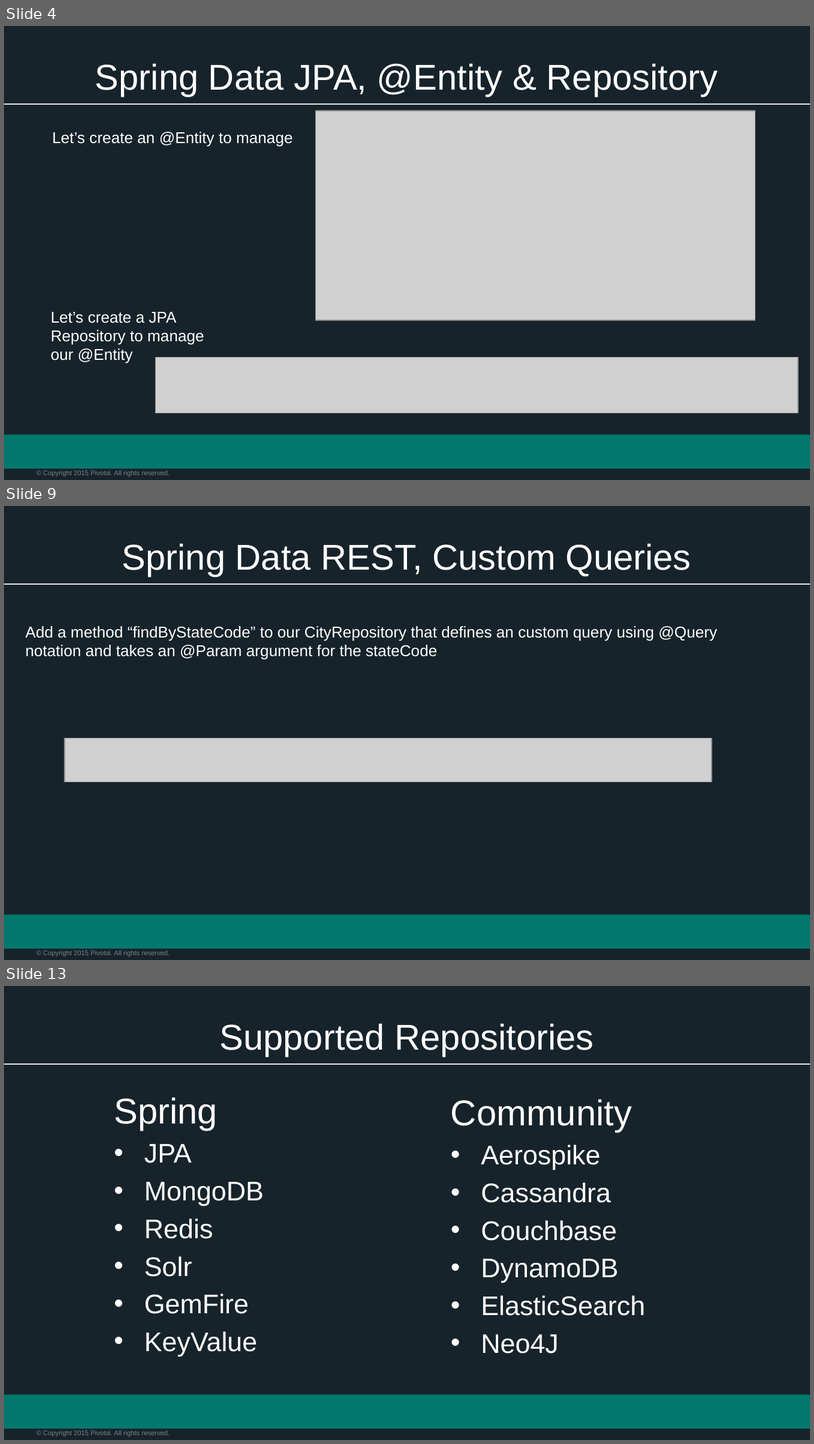
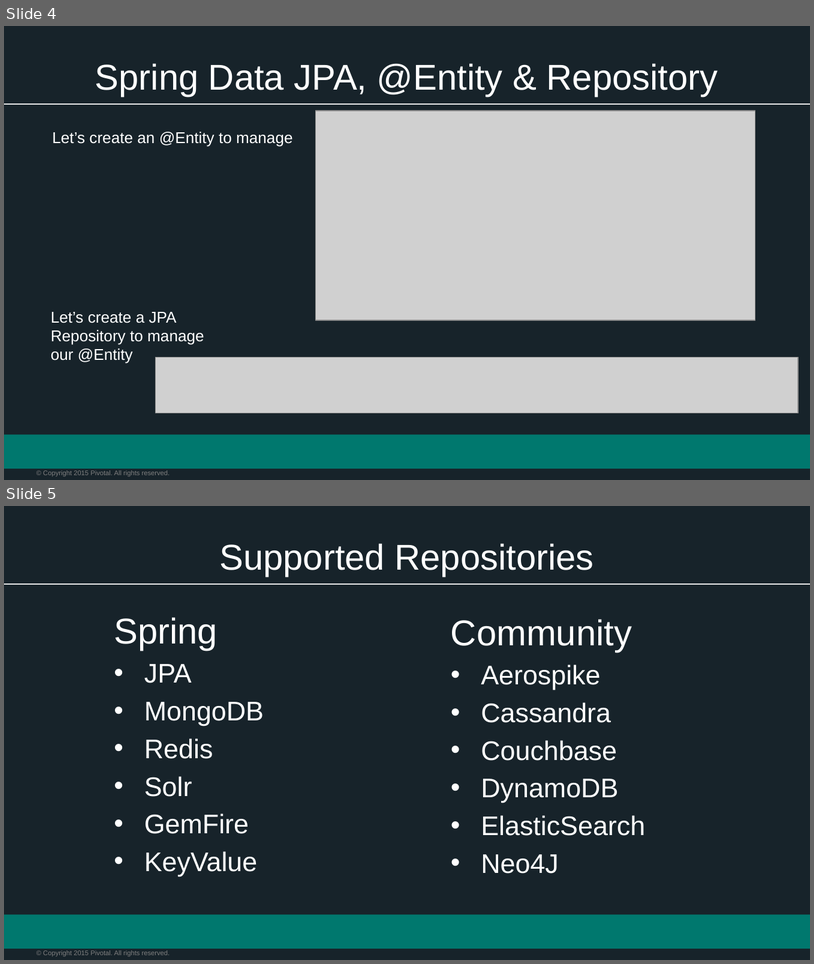
Before and after one commit to phopper-pivotal/Spring-Workshop-Dish, a slide deck: Session_4_Polyglot_Persistence.pptx. Shown one above the other, each under a label of ours: slides 4, 9 and 13 before the commit, slides 4 and 5 after it; the slides between them are not shown. The pictures are 814x1444 and 814x964 pixels, drawn with LibreOffice and Linux fonts; fonts in the diff are those of the drawing; grey boxes stand for pictures; background and template pictures are left out. Boxes give left, top, right and bottom in pixels: in the first picture for what was removed or moved away, otherwise in the second. Text is boxed around its words. In the diff, an @@ line names an element or a change of style, - is before the commit and + after.

```diff
--- a/Session_4_Polyglot_Persistence.pptx
+++ b/Session_4_Polyglot_Persistence.pptx
@@ slide 9 removed at (4, 506, 810, 960), background #17232A; not listed: 3 template elements that a slide beside it also shows @@
@@ title removed at (122, 543, 692, 577) @@
-Spring Data REST, Custom Queries
@@ text removed at (26, 626, 717, 660) @@
-Add a method “findByStateCode” to our CityRepository that defines an custom query using @Query notation and takes an @Param argument for the stateCode
@@ picture removed at (65, 738, 712, 782) @@
@@ what was slide 13 is now slide 5 @@
```
Also in this commit, not shown: 1 slide changed, 7 other slides removed, 2 other files.
